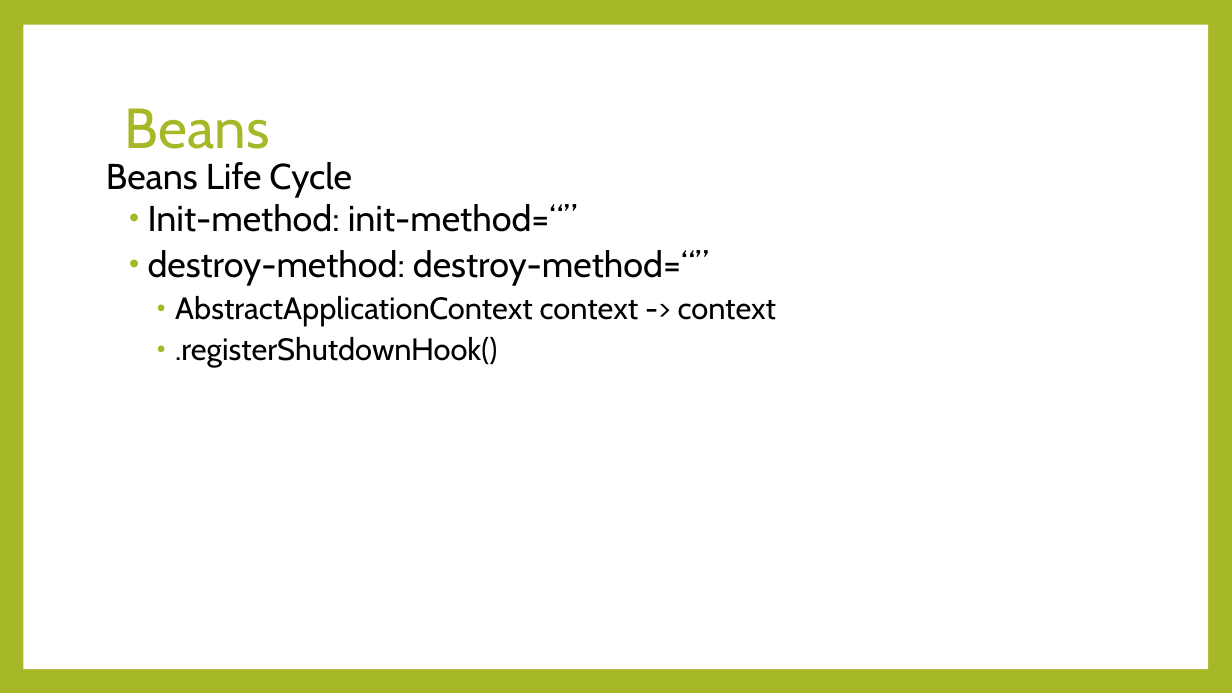
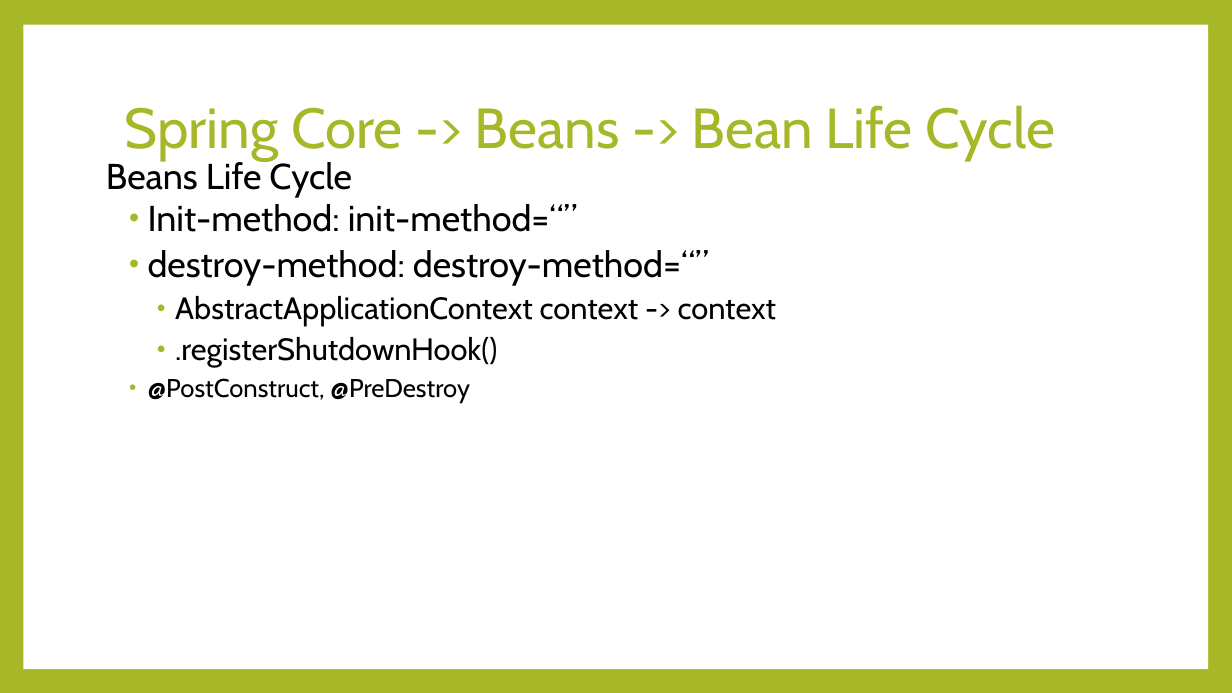
Before and after one commit to thaolt007/spring-doc, a slide deck: slide 10 of Spring.pptx. Drawn at 1232x693 pixels with LibreOffice and Linux fonts; fonts in the diff are those of the drawing. Boxes give left, top, right and bottom in pixels: in the first picture for what was removed or moved away, otherwise in the second. Text is boxed around its words. In the diff, an @@ line names an element or a change of style, - is before the commit and + after.

Commit message:
spring mvc continute

```diff
--- a/Spring.pptx
+++ b/Spring.pptx
@@ title at (x1=125, y1=105, x2=1056, y2=161): text changed @@
-Beans
+Spring Core -> Beans -> Bean Life Cycle
@@ text at (x1=148, y1=378, x2=470, y2=402): paragraph added @@
+  • @PostConstruct, @PreDestroy
```
Also in this commit, not shown: 10 other slides changed, 2 slides added, 2 other files.
